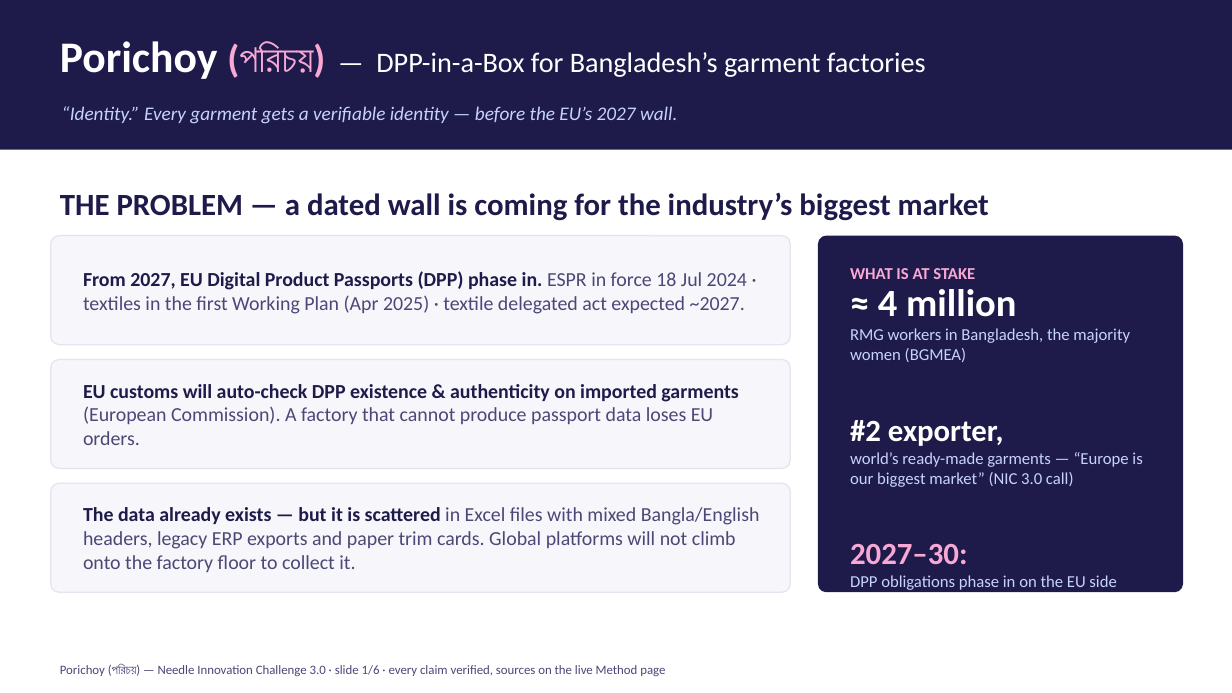
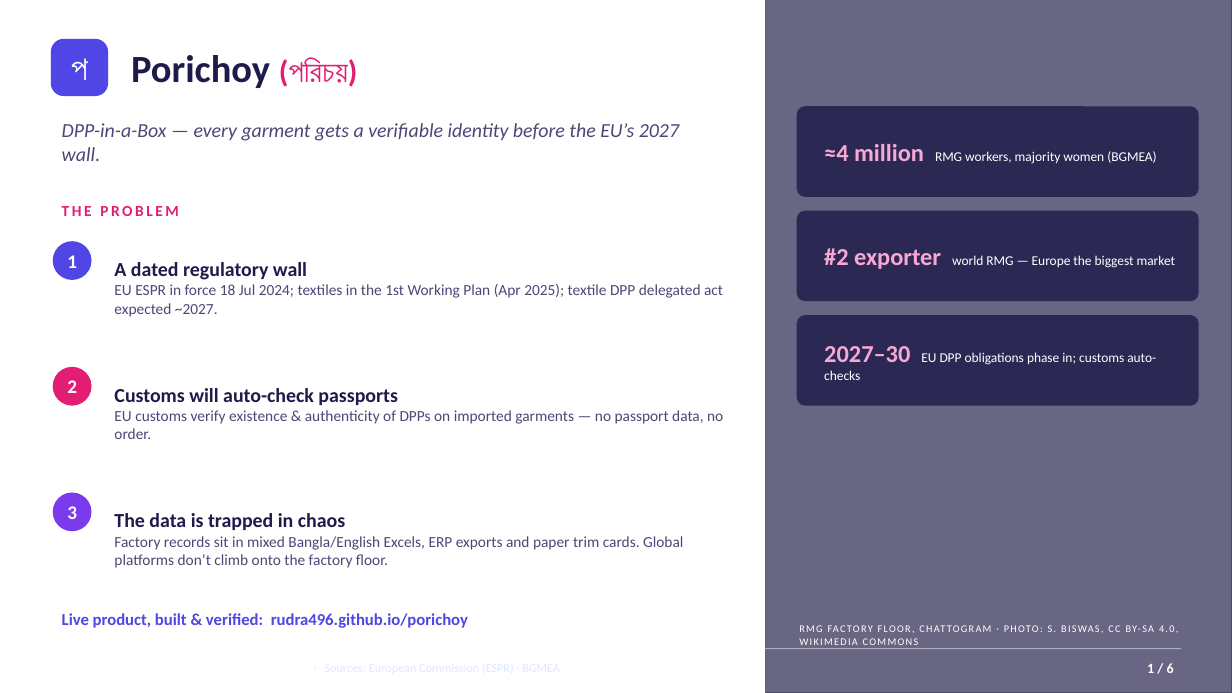
Before and after one commit to rudra496/porichoy, a slide deck: slide 1 of deck/Porichoy_NIC3_Deck.pptx. Drawn at 1232x693 pixels with LibreOffice and Linux fonts; fonts in the diff are those of the drawing; grey boxes stand for pictures. Boxes give left, top, right and bottom in pixels: in the first picture for what was removed or moved away, otherwise in the second. Text is boxed around its words. In the diff, an @@ line names an element or a change of style, - is before the commit and + after.

Commit message:
Deck v3 (photos, native charts, page numbers, references block; 6/6 judge SHIP) + 8-page report PDF (figures, full 16 Crossref references; 8/8 SHIP)

```diff
--- a/deck/Porichoy_NIC3_Deck.pptx
+++ b/deck/Porichoy_NIC3_Deck.pptx
@@ rectangle removed at bbox=[0, 0, 1232, 150] @@
@@ picture added at bbox=[765, 0, 1232, 693] @@
@@ rectangle added at bbox=[765, 0, 1232, 693], fill #1E1B4B at 58% opacity @@
@@ rounded rectangle added at bbox=[51, 39, 108, 96], fill #4F46E5, 26 pt, text #FFFFFF, bold @@
+প
@@ text removed at bbox=[60, 41, 926, 79] @@
-Porichoy (পরিচয়) — DPP-in-a-Box for Bangladesh’s garment factories
@@ text added at bbox=[131, 55, 358, 88], 30 pt, text #1E1B4B, bold @@
+Porichoy (পরিচয়)
@@ rounded rectangle added at bbox=[797, 106, 1199, 197], fill #1E1B4B at 82% opacity @@
@@ text at bbox=[62, 123, 679, 161]: text changed; size 15 to 15.5 pt; text colour #C7D2FE to #4B4877 @@
-“Identity.” Every garment gets a verifiable identity — before the EU’s 2027 wall.
+DPP-in-a-Box — every garment gets a verifiable identity before the EU’s 2027 wall.
@@ text added at bbox=[824, 144, 1156, 164], 10.5 pt, text #FFFFFF @@
+≈4 million RMG workers, majority women (BGMEA)
@@ text removed at bbox=[60, 192, 989, 221] @@
-THE PROBLEM — a dated wall is coming for the industry’s biggest market
@@ text added at bbox=[62, 206, 179, 216], 12 pt, text #E11D74, bold @@
+THE PROBLEM
@@ rounded rectangle removed at bbox=[51, 236, 790, 345] @@
@@ rounded rectangle added at bbox=[797, 211, 1199, 301], fill #1E1B4B at 82% opacity @@
@@ rounded rectangle removed at bbox=[818, 236, 1183, 592] @@
@@ ellipse added at bbox=[53, 241, 91, 280], fill #4F46E5, 15 pt, text #FFFFFF, bold @@
+1
@@ text at bbox=[114, 262, 723, 317]: text changed; size 15.5 to 12 pt @@
-From 2027, EU Digital Product Passports (DPP) phase in. ESPR in force 18 Jul 2024 · textiles in the first Working Plan (Apr 2025) · textile delegated act expected ~2027.
+A dated regulatory wall
+EU ESPR in force 18 Jul 2024; textiles in the 1st Working Plan (Apr 2025); textile DPP delegated act expected ~2027.
@@ text added at bbox=[824, 248, 1176, 269], 10.5 pt, text #FFFFFF @@
+#2 exporter world RMG — Europe the biggest market
@@ text removed at bbox=[850, 268, 975, 279] @@
-WHAT IS AT STAKE
@@ text removed at bbox=[850, 289, 1142, 590] @@
-≈ 4 million
-RMG workers in Bangladesh, the majority women (BGMEA)
-#2 exporter,
-world’s ready-made garments — “Europe is our biggest market” (NIC 3.0 call)
-2027–30:
-DPP obligations phase in on the EU side
@@ rounded rectangle added at bbox=[797, 315, 1199, 406], fill #1E1B4B at 82% opacity @@
@@ text added at bbox=[824, 346, 1156, 380], 10.5 pt, text #FFFFFF @@
+2027–30 EU DPP obligations phase in; customs auto-checks
@@ rounded rectangle removed at bbox=[51, 360, 790, 469] @@
@@ ellipse added at bbox=[53, 367, 91, 406], fill #E11D74, 15 pt, text #FFFFFF, bold @@
+2
@@ text at bbox=[114, 388, 723, 439]: text changed; size 15.5 to 12 pt @@
-EU customs will auto-check DPP existence & authenticity on imported garments (European Commission). A factory that cannot produce passport data loses EU orders.
+Customs will auto-check passports
+EU customs verify existence & authenticity of DPPs on imported garments — no passport data, no order.
@@ rounded rectangle removed at bbox=[51, 483, 790, 592] @@
@@ ellipse added at bbox=[53, 493, 91, 531], fill #7C3AED, 15 pt, text #FFFFFF, bold @@
+3
@@ text at bbox=[114, 513, 683, 568]: text changed; size 15.5 to 12 pt @@
-The data already exists — but it is scattered in Excel files with mixed Bangla/English headers, legacy ERP exports and paper trim cards. Global platforms will not climb onto the factory floor to collect it.
+The data is trapped in chaos
+Factory records sit in mixed Bangla/English Excels, ERP exports and paper trim cards. Global platforms don’t climb onto the factory floor.
@@ text added at bbox=[62, 613, 468, 628], 13 pt, text #4F46E5, bold @@
+Live product, built & verified: rudra496.github.io/porichoy
@@ text added at bbox=[799, 625, 1174, 645], 8 pt, text #FFFFFF @@
+RMG FACTORY FLOOR, CHATTOGRAM · PHOTO: S. BISWAS, CC BY-SA 4.0, WIKIMEDIA COMMONS
@@ line added from (51, 649) to (1181, 649), #FFFFFF 0.75 pt @@
@@ text removed at bbox=[60, 664, 665, 676] @@
-Porichoy (পরিচয়) — Needle Innovation Challenge 3.0 · slide 1/6 · every claim verified, sources on the live Method page
@@ text added at bbox=[1147, 663, 1174, 673], 11 pt, text #FFFFFF, bold @@
+1 / 6
```
Also in this commit, not shown: 5 other slides changed, 16 other files.
